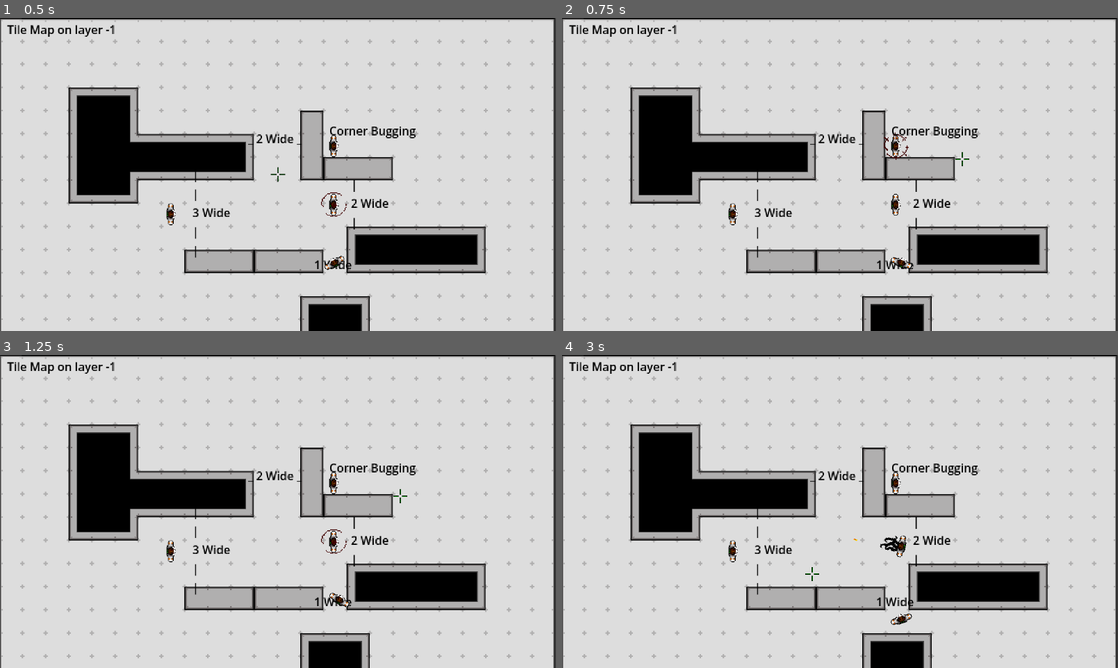
Above: before the commit, frames 1-4 (two rows, left to right).
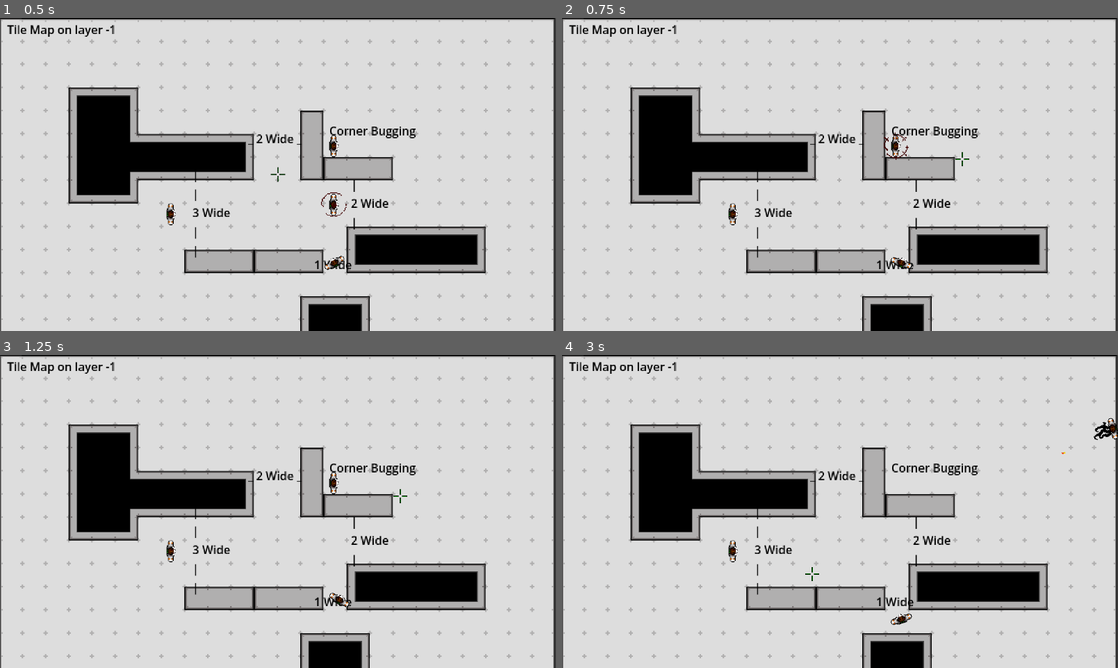
Above: after the commit, the same moments.

Repository: SammieJay/Marionette-Masquerade
Game: Godot game, scene res://Scenes/Levels/lvl_test_gym_1.tscn
The game is run twice, just before and just after one commit, with the same random seed, the same clock (stepped at 60 frames per second) and the same inputs.
Inputs (mouse positions are in pixels of both pictures, inside the frame that each line leads up to):
- Up to frame 1 (0.5 s): no input
- Up to frame 2 (0.75 s): move the mouse to (962, 158) at 0.52 s; press the mouse at (962, 158) at 0.53 s; hold D (Move Right) from 0.53 s (still down)
- Up to frame 3 (1.25 s): keep holding D (Move Right)
- Up to frame 4 (3 s): tap Enter at 1.25 s; move the mouse to (728, 527) at 1.27 s; release D (Move Right) at 1.28 s; release the mouse at (728, 527) at 1.28 s; hold S (Move Down) 1.28-2.03 s; tap Space (Transfer Hosts) at 1.35, 2.85 s; move the mouse to (895, 442) at 2.02 s; press the mouse at (895, 442) at 2.03 s; hold D (Move Right) 2.03-2.78 s; move the mouse to (812, 574) at 2.77 s; release the mouse at (812, 574) at 2.78 s; hold W (Move Up) from 2.78 s (still down); click (812, 574) at 2.92 s

Frame 1 is identical in both runs. In frame 2, less than 0.1% of the frame differs, in the area x 59-61%, y 56-64%; in frame 3, 0.1%; in frame 4, 0.4%, in the area x 52-100%, y 20-65%.

Commit message:
Added dieing

Diff:
--- a/Marionette-Masquerade/Scripts/Hosts/Weapons/Projectiles/projectile.gd
+++ b/Marionette-Masquerade/Scripts/Hosts/Weapons/Projectiles/projectile.gd
@@ -17,6 +17,9 @@
 
 func _on_body_entered(body):
 	if body is HostController and body != host:
+		body.hurt(damage)
 		print("HIT DETECTED WITH %s" % host.name)
+		queue_free()
+
 	if body!=host:
 		queue_free()
--- a/Marionette-Masquerade/Scripts/Hosts/_General/effect_handler.gd
+++ b/Marionette-Masquerade/Scripts/Hosts/_General/effect_handler.gd
@@ -6,10 +6,11 @@
 class_name HostEffectHandler extends AnimationPlayer
 
 @export_category("Required Effect Paths")
-@export var switchHostEffectName:String = "UNSPECIFIED EFFECT NAME"
-@export var switchHostMissEffectName:String = "UNSPECIFIED EFFECT NAME"
-@export var stunEffectName:String = "UNSPECIFIED EFFECT NAME"
-@export var shootEffectName:String = "UNSPECIFIED EFFECT NAME"
+@export var switchHostEffectName:String = "UNNAMED EFFECT"
+@export var switchHostMissEffectName:String = "UNNAMED EFFECT"
+@export var stunEffectName:String = "UNNAMED EFFECT"
+@export var shootEffectName:String = "UNNAMED EFFECT"
+@export var deathEffectName:String = "UNNAMED EFFECT"
 
 @export_category("DEBUG")
 @export var doDebugPrints:bool = false
@@ -27,8 +28,10 @@
 func _ready():
 	if requireDefaultEffects:
 		assert(switchHostEffectName != null, "HostEffectHandler for %s has no SwitchHost effect path" % host.hostTypeName)
+		assert(switchHostMissEffectName != null, "HostEffectHandler for %s has no SwitchHostMiss effect path" % host.hostTypeName)
 		assert(stunEffectName != null, "HostEffectHandler for %s has no Stun effect path" % host.hostTypeName)
 		assert(shootEffectName != null, "HostEffectHandler for %s has no SwitchHost effect path" % host.hostTypeName)
+		assert(deathEffectName != null, "HostEffectHandler for %s has no Death effect path" % host.hostTypeName)
 
 
 ## Start or continue playing effect of given name, if doDebugPrints is enabled and effect not found, will print error to console [br]
@@ -39,13 +42,12 @@
 	elif doDebugPrints: printerr("Animation Not Found In %s: %s" %[host.hostTypeName, _name])
 
 
-
 ## ===== Mandatory Effect Functions =====
-
+# Functions that activate effects
 func play_switch_effect(_hit:bool):
 	if _hit: update_effect(switchHostEffectName)
 	else: update_effect(switchHostMissEffectName)
 
-
+func play_death_effect(): update_effect(deathEffectName)
 func play_shoot_effect(): update_effect(shootEffectName)
 func play_stun_effect(): update_effect(stunEffectName)
--- a/Marionette-Masquerade/Scripts/Hosts/_General/host_controller.gd
+++ b/Marionette-Masquerade/Scripts/Hosts/_General/host_controller.gd
@@ -29,6 +29,7 @@
 
 @export_group("Status")
 @export var currentlyPossesable:bool = true
+@export var clearOnDeath:bool = true
 
 @export_group("Movement")
 @export var moveSpeed:float = 20.0
@@ -49,7 +50,7 @@
 
 # ----- Health -----
 @onready var alive:bool = true
-var currnentHealth:float
+@onready var currnentHealth:float
 
 # ----- Movement -----
 const MOVE_SPEED_CONSTANT:float = 1200.0
@@ -85,7 +86,7 @@
 	else: enemyController.do_enemy_behavior(_delta)
 
 
-## ===== HOSTMANAGER CALLED FUNCTIONS =====
+## ===== CORE FUNCTIONS CALLED FROM OTHER CLASSES =====
 
 ## Called by HostManager when player switches to a different host [br]
 ## Handles: value changes and effects that occur when switching [b]FROM[/b] this host  [br]
@@ -102,6 +103,22 @@
 	currentlyPossessed = true
 	#print(currentlyPossessed)
 	playerController.on_possession()
+
+## Inflict dammage to this host
+func hurt(_dmg:float)->void:
+	currnentHealth -= _dmg
+	if currnentHealth <= 0.0:
+		die()
+
+## Kill host and play death effect
+func die()->void:
+	alive = false
+	effectHandler.play_death_effect()
+	if clearOnDeath: clear()
+
+## Delete & Clear this host from memory
+func clear()->void:
+	queue_free()
 
 
 ## ===== HELPER FUNCTIONS =====
